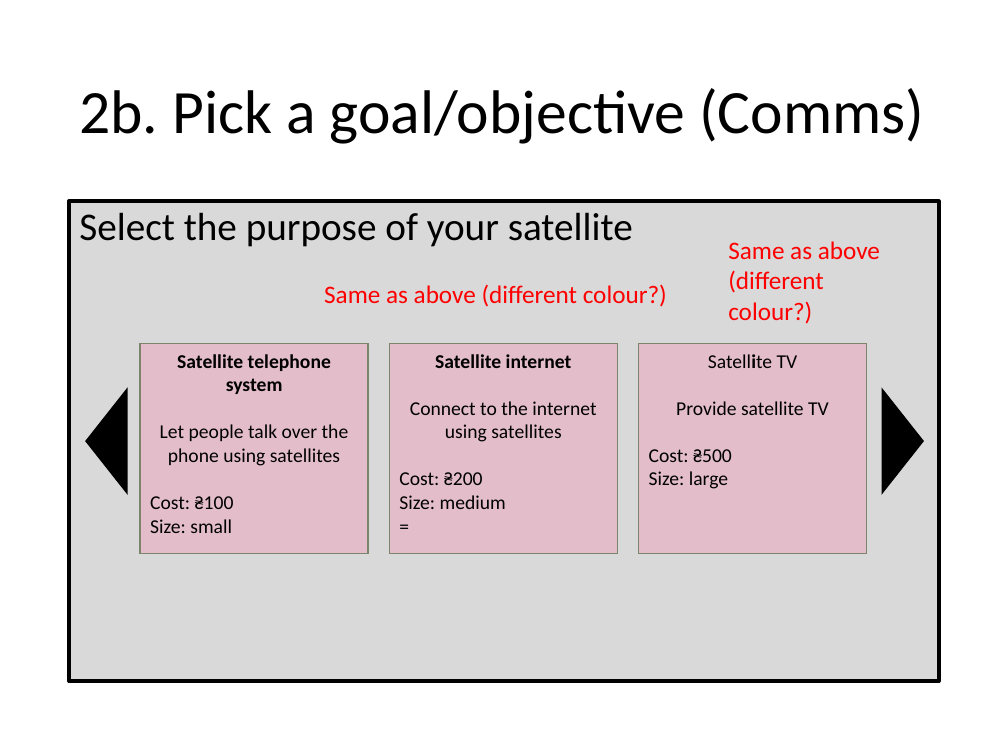
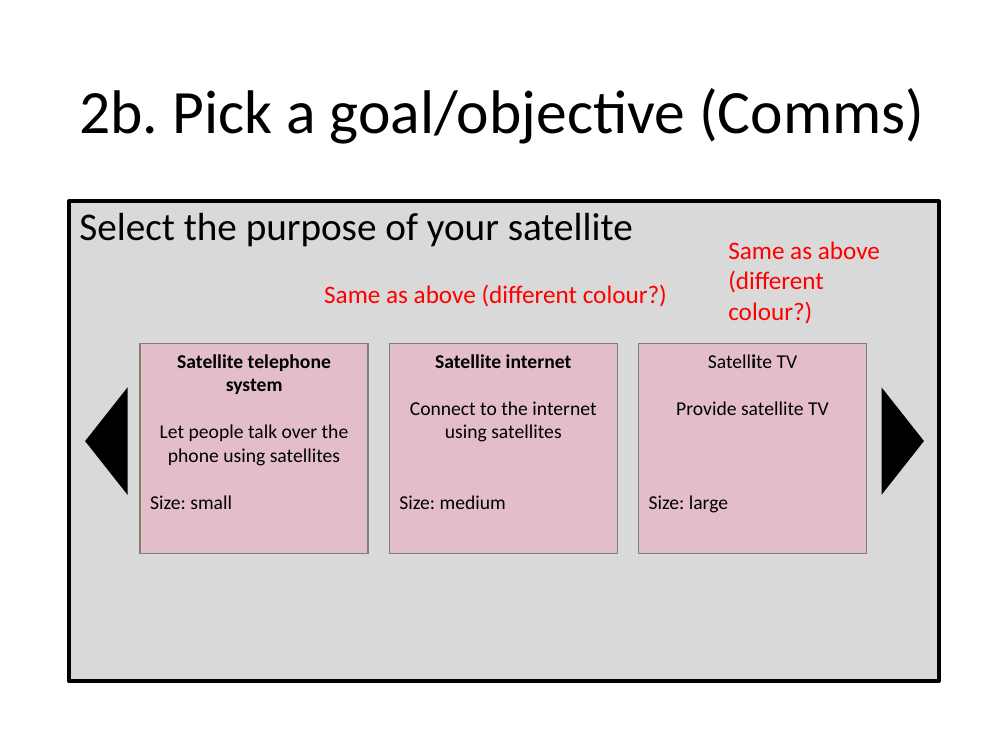
Before and after one commit to chrisnorth/classroom-rocket-scientist, a slide deck: slide 4 of outline_primary.pptx. Drawn at 1008x756 pixels with LibreOffice and Linux fonts; fonts in the diff are those of the drawing. Boxes give left, top, right and bottom in pixels: in the first picture for what was removed or moved away, otherwise in the second. Text is boxed around its words. In the diff, an @@ line names an element or a change of style, - is before the commit and + after.

```diff
--- a/outline_primary.pptx
+++ b/outline_primary.pptx
@@ text in rectangle at <box>389,344,617,553</box>: paragraph removed @@
-=
@@ text in rectangle at <box>649,449,732,462</box>: paragraph removed @@
-Cost: ₴500
@@ text in rectangle at <box>399,472,483,485</box>: paragraph removed @@
-Cost: ₴200
@@ text in rectangle at <box>150,496,234,509</box>: paragraph removed @@
-Cost: ₴100
```
Also in this commit, not shown: 6 other slides changed, 2 slides added, 3 other files.
